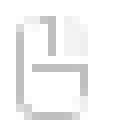
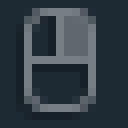
The second 128×128 image is a revision of the first. Changes to its layers:
"Group 1": opacity 50% → 40% over [24, 8, 96, 112]
added layer "Layer 1" over [0, 0, 128, 128]
